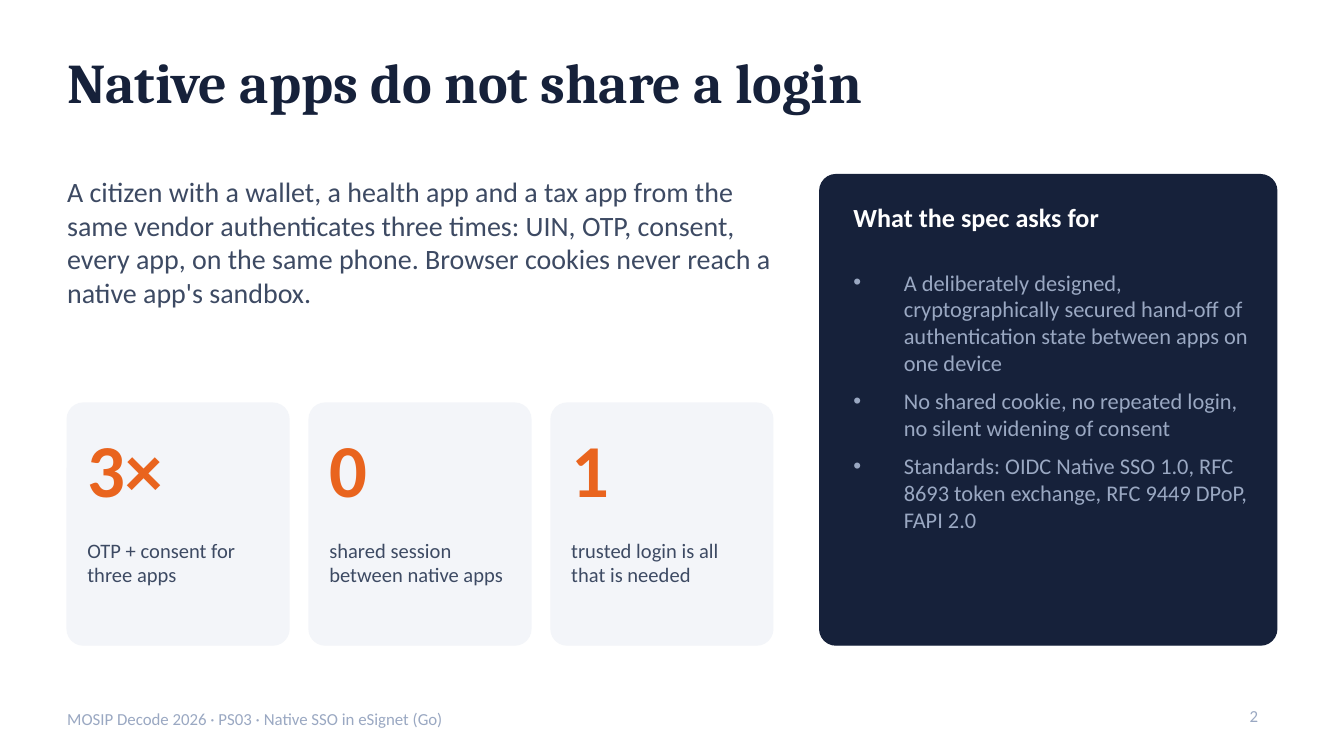
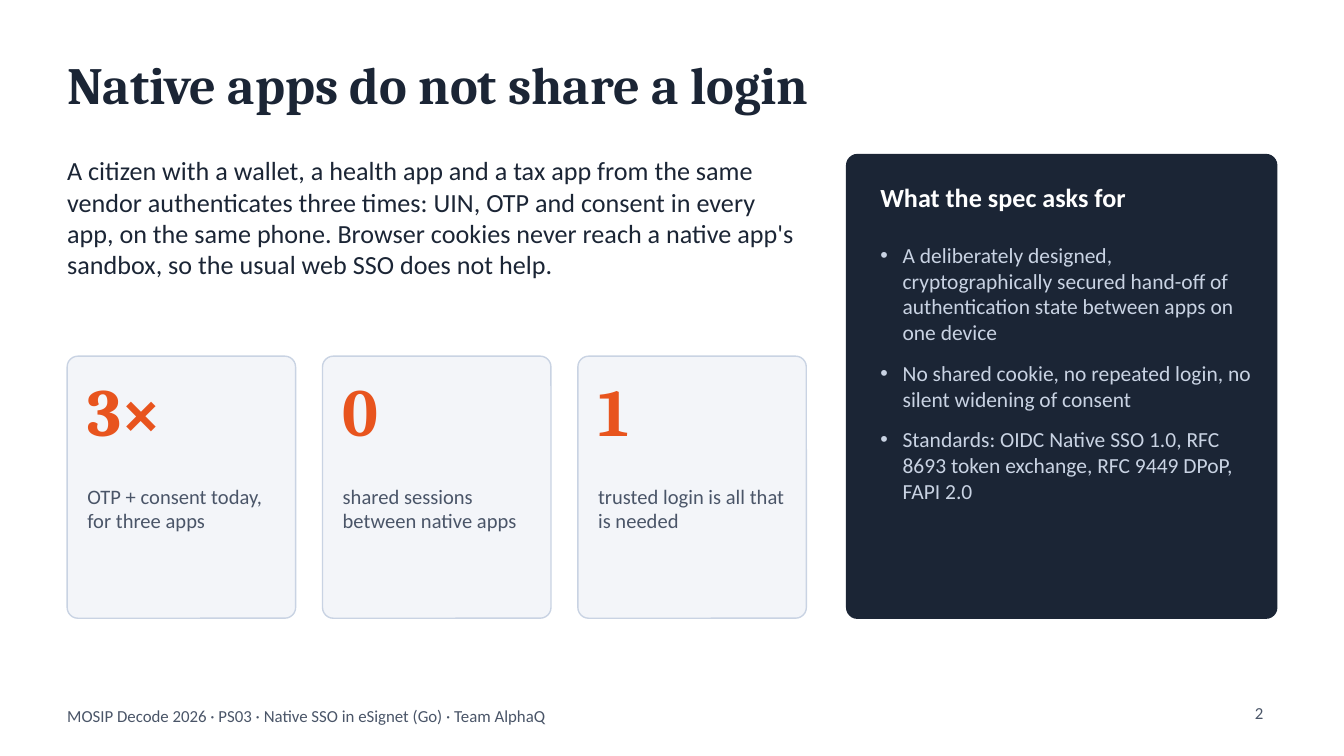
Before and after one commit to DevAnuragT/mosip-decode-2026-native-sso, a slide deck: slide 2 of docs/pitch-deck.pptx. Drawn at 1344x756 pixels with LibreOffice and Linux fonts; fonts in the diff are those of the drawing. Boxes give left, top, right and bottom in pixels: in the first picture for what was removed or moved away, otherwise in the second. Text is boxed around its words. In the diff, an @@ line names an element or a change of style, - is before the commit and + after.

```diff
--- a/docs/pitch-deck.pptx
+++ b/docs/pitch-deck.pptx
@@ title "Native apps do not share ..." at <box>67,67,808,116</box>: size 30 to 28 pt, text colour #16213A to #1B2535; vertical alignment top to middle @@
@@ text at <box>67,162,793,279</box>: text changed; size 15 to 14 pt; text colour #3D4A63 to #1B2535 @@
-A citizen with a wallet, a health app and a tax app from the same vendor authenticates three times: UIN, OTP, consent, every app, on the same phone. Browser cookies never reach a native app's sandbox.
+A citizen with a wallet, a health app and a tax app from the same vendor authenticates three times: UIN, OTP and consent in every app, on the same phone. Browser cookies never reach a native app's sandbox, so the usual web SSO does not help.
@@ rounded rectangle: place and size @@
-rounded rectangle at <box>820,175,1277,645</box>
+rounded rectangle at <box>847,155,1277,618</box>
@@ rounded rectangle at <box>847,155,1277,618</box>: fill #16213A to #1B2535; outline #16213A 0.75 pt to #1B2535 0.75 pt; proportions changed @@
@@ text "What the spec asks for": place and size @@
-text "What the spec asks for" at <box>853,208,1099,231</box>
+text "What the spec asks for" at <box>880,188,1125,211</box>
@@ text "A deliberately designed, cryptographically secured ...": place and size @@
-text "A deliberately designed, cryptographically secured ..." at <box>904,275,1248,528</box>
+text "A deliberately designed, cryptographically secured ..." at <box>903,248,1251,499</box>
@@ text "A deliberately designed, cryptographically secured ..." at <box>903,248,1251,499</box>: size 12 to 11.5 pt, text colour #9AA8C2 to #C9D3E3; indent changed; more space between paragraphs @@
@@ rounded rectangle: place and size @@
-rounded rectangle at <box>67,403,289,645</box>
+rounded rectangle at <box>67,356,296,618</box>
@@ rounded rectangle: place and size @@
-rounded rectangle at <box>309,403,531,645</box>
+rounded rectangle at <box>323,356,551,618</box>
@@ outline #F3F5F9 0.75 pt to #C9D3E3 0.75 pt; proportions changed in 3 elements at <box>67,356,296,618</box>, <box>323,356,551,618</box>, <box>578,356,806,618</box> @@
@@ rounded rectangle: place and size @@
-rounded rectangle at <box>551,403,773,645</box>
+rounded rectangle at <box>578,356,806,618</box>
@@ text "3×": place and size @@
-text "3×" at <box>87,448,162,498</box>
+text "3×" at <box>87,390,161,437</box>
@@ text "0": place and size @@
-text "0" at <box>329,448,367,498</box>
+text "0" at <box>343,390,379,437</box>
@@ size 40 to 36 pt, font Calibri to Cambria, text colour #E9641E to #E8541E in 3 elements at <box>87,390,161,437</box>, <box>343,390,379,437</box>, <box>598,391,629,436</box> @@
@@ text "1": place and size @@
-text "1" at <box>571,448,609,497</box>
+text "1" at <box>598,391,629,436</box>
@@ text at <box>87,489,262,532</box>: text changed; text colour #3D4A63 to #4A5568 @@
-OTP + consent for three apps
+OTP + consent today, for three apps
@@ text at <box>343,489,516,532</box>: text changed; text colour #3D4A63 to #4A5568 @@
-shared session between native apps
+shared sessions between native apps
@@ text "trusted login is all that ...": place and size @@
-text "trusted login is all that ..." at <box>571,543,718,582</box>
+text "trusted login is all that ..." at <box>598,489,784,528</box>
@@ text "trusted login is all that ..." at <box>598,489,784,528</box>: text colour #3D4A63 to #4A5568 @@
@@ text at <box>67,710,546,725</box>: text changed; text colour #9AA8C2 to #4A5568 @@
-MOSIP Decode 2026 · PS03 · Native SSO in eSignet (Go)
+MOSIP Decode 2026 · PS03 · Native SSO in eSignet (Go) · Team AlphaQ
@@ page number at <box>1255,708,1264,719</box>: text colour #9AA8C2 to #4A5568; alignment left to right @@
```
Also in this commit, not shown: 12 other slides changed, 5 other files.
